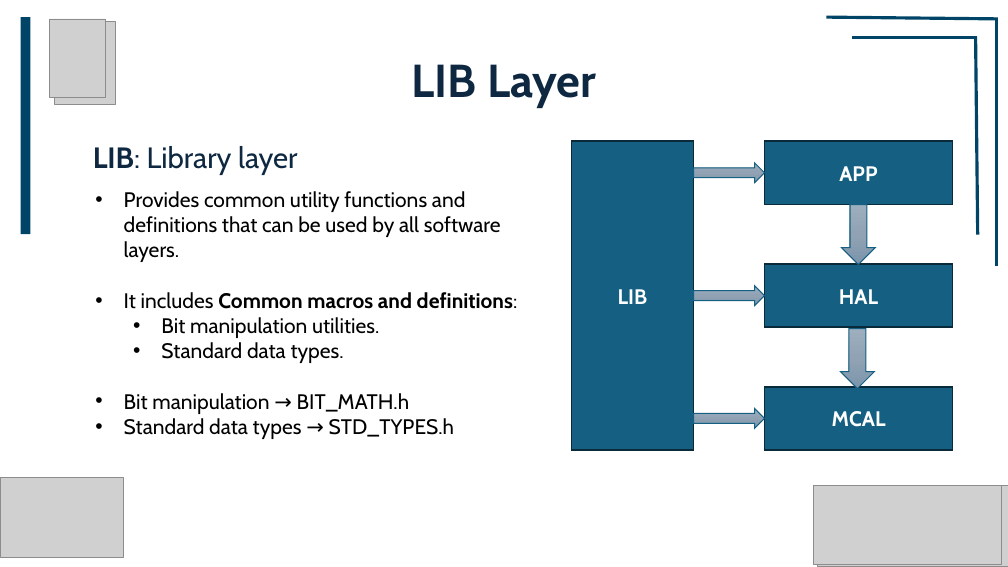
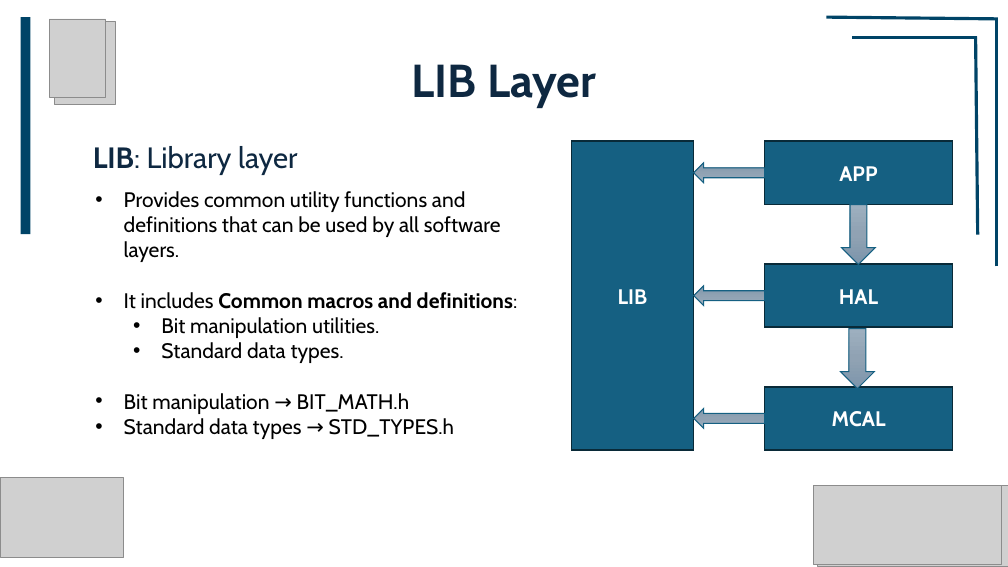
Before and after one commit to youefkh05/IEEE_CUSB26_Embedded, a slide deck: slide 16 of Sessions/4/Session4 Mariam/Session4.pptx. Drawn at 1008x567 pixels with LibreOffice and Linux fonts; fonts in the diff are those of the drawing; grey boxes stand for pictures. Boxes give left, top, right and bottom in pixels: in the first picture for what was removed or moved away, otherwise in the second. Text is boxed around its words. In the diff, an @@ line names an element or a change of style, - is before the commit and + after.

```diff
--- a/Sessions/4/Session4 Mariam/Session4.pptx
+++ b/Sessions/4/Session4 Mariam/Session4.pptx
@@ rotation 0 to 180 degrees in 3 elements at bbox=[694, 163, 765, 182], bbox=[694, 408, 765, 428], bbox=[694, 286, 765, 306] @@
```
Also in this commit, not shown: 8 other slides changed, 3 slides added, 1 slide removed, 1 other file.
